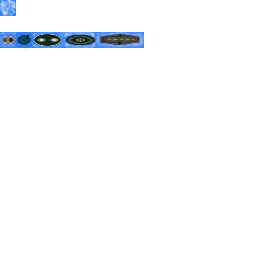
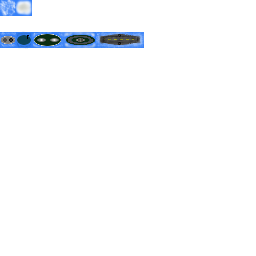
Revision of a layered w=256, h=256 image; what changed, layer by layer:
painted on "Background" over (x1=16, y1=0, x2=32, y2=16)
